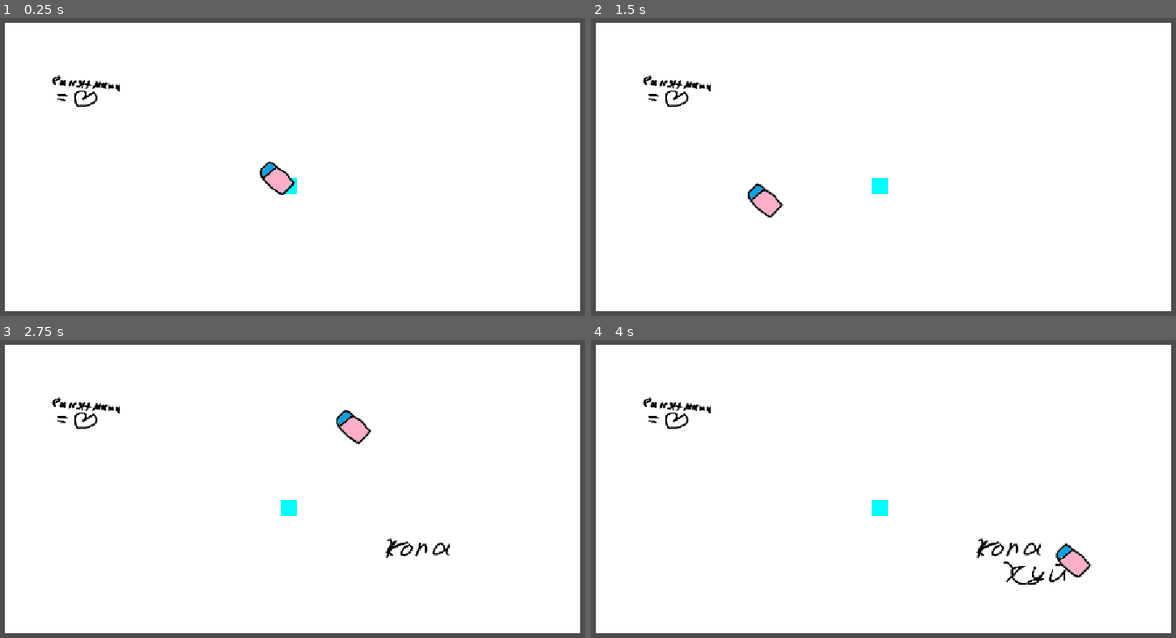
Above: before the commit, frames 1-4 (two rows, left to right).
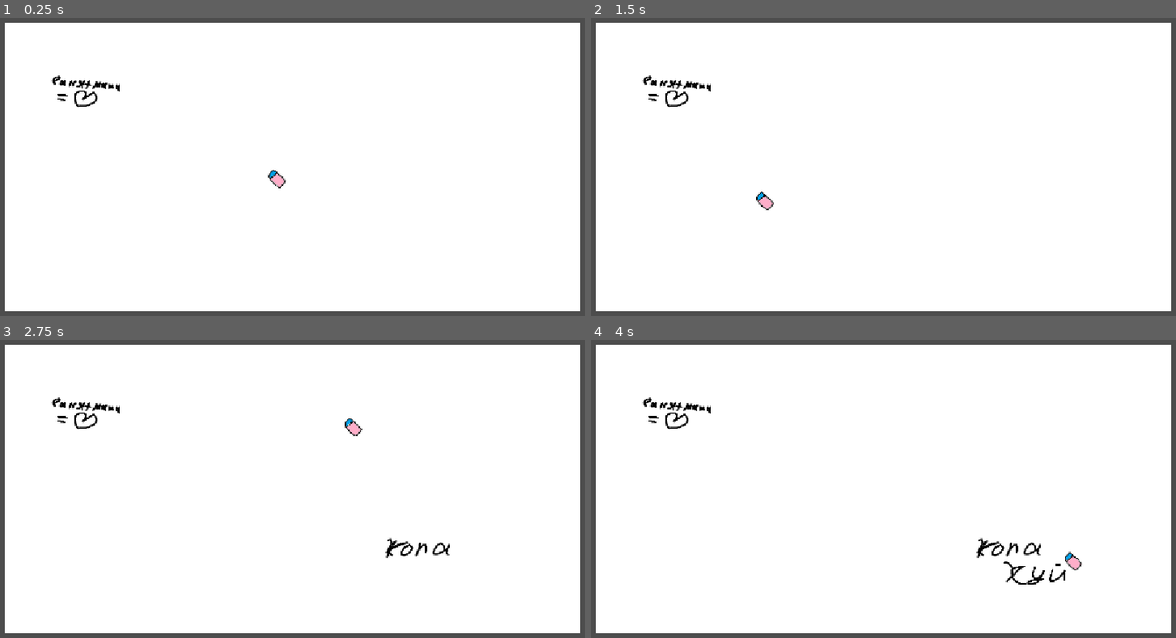
Above: after the commit, the same moments.

Repository: AmongRyzh/maxter-s-jam-2026
Game: Godot game, scene res://gameplay.tscn
Two runs of this game, one before a commit and one after it. Both use one fixed random seed, a clock stepped at 60 frames per second and the inputs below. The project has no main scene, so this scene is started directly. The engine's default icon, where the game draws it, is replaced by a stand-in: a white triangle on a blue panel in a dark square.
Inputs (mouse positions are in pixels of both pictures, inside the frame that each line leads up to):
- Up to frame 1 (0.25 s): no input
- Up to frame 2 (1.5 s): move the mouse to (1023, 167) at 0.52 s; click (1023, 167) at 0.67 s; tap Enter at 1.25 s; move the mouse to (748, 202) at 1.27 s; click (748, 202) at 1.42 s
- Up to frame 3 (2.75 s): move the mouse to (351, 426) at 2.02 s; click (351, 426) at 2.17 s
- Up to frame 4 (4 s): move the mouse to (848, 578) at 2.77 s; click (848, 578) at 2.92 s; move the mouse to (1076, 560) at 3.52 s; click (1076, 560) at 3.67 s

The runs differ from the first frame. In frame 1, 0.4% of the frame differs, in the area x 44-51%, y 48-60%; in frame 2, 0.5%; in frame 3, 0.5%; in frame 4, 0.5%, in the area x 47-86%, y 53-80%.

Commit message:
доделал ластик

Diff:
--- a/eraser/eraser.gd
+++ b/eraser/eraser.gd
@@ -1,14 +1,23 @@
 extends Node2D
 
 @export var speed: float = 5.0
+
+@export var eraser_durability: float = 100.0
+var current_eraser_durability: float = 1.0 :
+	set(value):
+		current_eraser_durability = value
+		$TextureProgressBar.value = current_eraser_durability
+		if current_eraser_durability <= 0.0:
+			queue_free()
+@export var durability_decrease_rate: float = 2.0
 
 var pixels_moved_last_frame: float = 0.0
 var last_position: Vector2
 
 # Called when the node enters the scene tree for the first time.
 func _ready():
-	pass # Replace with function body.
-
+	$TextureProgressBar.max_value = eraser_durability
+	current_eraser_durability = 100
 
 # Called every frame. 'delta' is the elapsed time since the previous frame.
 func _physics_process(delta):
@@ -19,3 +28,6 @@
 	pixels_moved_last_frame = global_position.distance_to(last_position)
 
 	last_position = global_position
+
+	if Input.is_mouse_button_pressed(MOUSE_BUTTON_LEFT):
+		current_eraser_durability -= durability_decrease_rate * delta * (pixels_moved_last_frame / 15)
--- a/gameplay.gd
+++ b/gameplay.gd
@@ -6,16 +6,16 @@
 
 @export var eraser_size := 5
 @export var eraser: Node2D
-
-@export var draw_eraser_rect : bool = false
+var durability_shrink : float :
+	get():
+		return 0 if eraser == null else ((eraser.current_eraser_durability - eraser.eraser_durability) / 100) * eraser_size * 2
 
 func _ready():
 	pass
 
 # Called every frame. 'delta' is the elapsed time since the previous frame.
 func _process(delta):
-	if draw_eraser_rect:
-		queue_redraw()
+	queue_redraw()
 
 func get_all_bad_texts() -> Array[Image]:
 	var output : Array[Image]
@@ -36,5 +36,7 @@
 
 	return output
 
-func _draw():
-	draw_rect(Rect2i(get_global_mouse_position(), Vector2i(1, 1)).grow(eraser_size), Color.AQUA)
+#func _draw():
+	#if eraser:
+		#draw_rect(Rect2(eraser.position, Vector2i(1, 1)).grow(eraser_size).grow_side(SIDE_TOP, durability_shrink), Color(0, 1, 0, 0.5))
+	#draw_rect(Rect2(get_global_mouse_position(), Vector2i(1, 1)).grow(eraser_size), Color(0, 1, 1, 0.5))
--- a/gameplay.tscn
+++ b/gameplay.tscn
@@ -7,12 +7,14 @@
 [ext_resource type="Script" uid="uid://ctwt4otx35jqx" path="res://eraser/eraser.gd" id="5_cbffv"]
 [ext_resource type="Texture2D" uid="uid://65tumjlxibgr" path="res://eraser/eraser.png" id="5_smepj"]
 
+[sub_resource type="CompressedTexture2D" id="CompressedTexture2D_njsjv"]
+
 [node name="Gameplay" type="Node2D" unique_id=1976024019 node_paths=PackedStringArray("painter_image", "eraser")]
 top_level = true
 script = ExtResource("1_xuee5")
 painter_image = NodePath("PainterImage")
 bad_texts_dir = "res://bad_texts"
-eraser_size = 14
+eraser_size = 12
 eraser = NodePath("Eraser")
 
 [node name="Sprite2D" type="Sprite2D" parent="." unique_id=1077234380]
@@ -32,8 +34,28 @@
 autostart = true
 
 [node name="Eraser" type="Node2D" parent="." unique_id=44436766]
+show_behind_parent = true
 script = ExtResource("5_cbffv")
 speed = 12.0
+durability_decrease_rate = 3.0
 
 [node name="Sprite2D" type="Sprite2D" parent="Eraser" unique_id=1499735714]
+visible = false
 texture = ExtResource("5_smepj")
+
+[node name="TextureProgressBar" type="TextureProgressBar" parent="Eraser" unique_id=390784233]
+anchors_preset = 8
+anchor_left = 0.5
+anchor_top = 0.5
+anchor_right = 0.5
+anchor_bottom = 0.5
+offset_left = -16.0
+offset_top = -16.0
+offset_right = 16.0
+offset_bottom = 16.0
+grow_horizontal = 2
+grow_vertical = 2
+value = 100.0
+fill_mode = 3
+texture_under = SubResource("CompressedTexture2D_njsjv")
+texture_progress = ExtResource("5_smepj")
--- a/painter_image.gd
+++ b/painter_image.gd
@@ -31,9 +31,12 @@
 
 func _paint_tex(pos):
 	#print(Rect2i(pos, Vector2i(1, 1)).grow(eraser_size))
-	img.fill_rect(Rect2i(pos, Vector2i(1, 1)).grow(gameplay.eraser_size), Color.WHITE)
+	img.fill_rect(Rect2i(pos, Vector2i(1, 1)).grow(gameplay.eraser_size).grow_side(SIDE_TOP, gameplay.durability_shrink), Color.WHITE)
 
 func _input(event: InputEvent):
+	if gameplay.eraser == null:
+		return
+
 	if event is InputEventMouseButton:
 		if event.pressed and not event.is_echo() and event.button_index == MOUSE_BUTTON_LEFT:
 			var local_pos = to_local(gameplay.eraser.position)
Binary file changed: eraser/eraser.png
